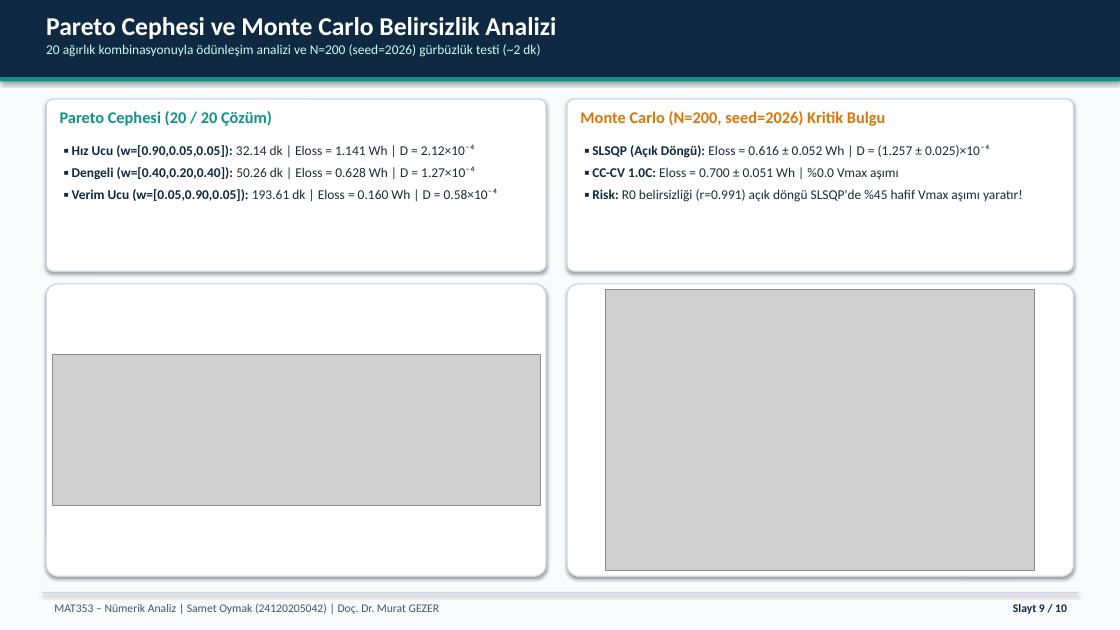
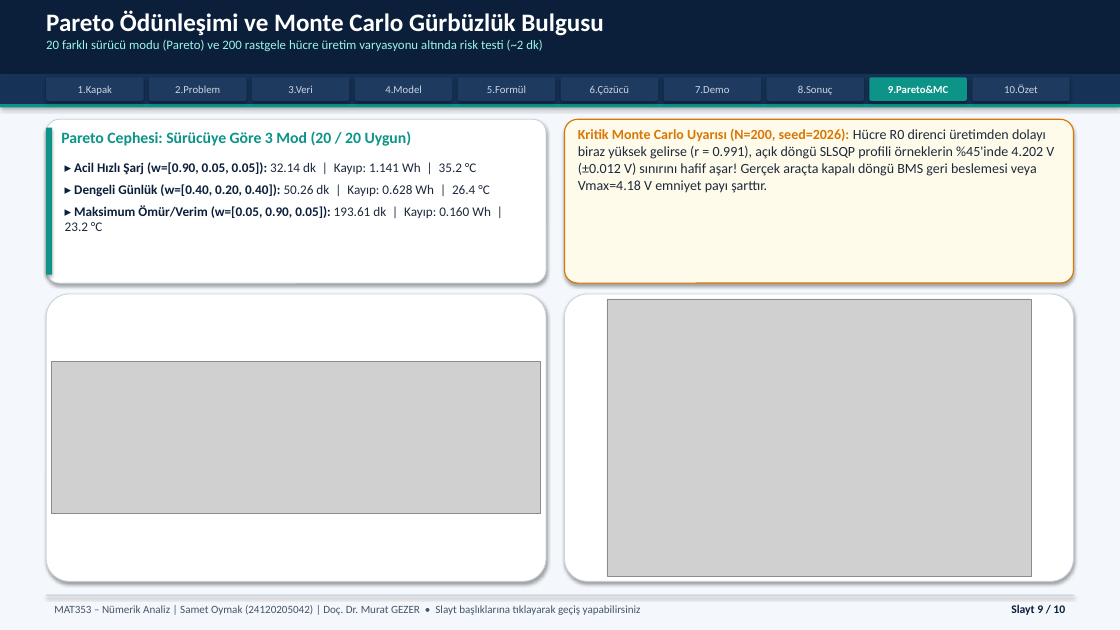
Before and after one commit to Sametoymak99/EV-Battery-Optimization, a slide deck: slide 9 of presentation/slides/MAT353_Sunum_Samet_Oymak.pptx. Drawn at 1120x630 pixels with LibreOffice and Linux fonts; fonts in the diff are those of the drawing; grey boxes stand for pictures. Boxes give left, top, right and bottom in pixels: in the first picture for what was removed or moved away, otherwise in the second. Text is boxed around its words. In the diff, an @@ line names an element or a change of style, - is before the commit and + after.

```diff
--- a/presentation/slides/MAT353_Sunum_Samet_Oymak.pptx
+++ b/presentation/slides/MAT353_Sunum_Samet_Oymak.pptx
@@ background #F8FAFC to #F4F7FB @@
@@ rectangle at (0,0,1120,74): fill #0F2942 to #0B1F3A @@
@@ text at (46,11,603,51): text changed; size 11.5 to 11 pt; text colour #CCFBF1 to #99F6E4 @@
-Pareto Cephesi ve Monte Carlo Belirsizlik Analizi
-20 ağırlık kombinasyonuyla ödünleşim analizi ve N=200 (seed=2026) gürbüzlük testi (~2 dk)
+Pareto Ödünleşimi ve Monte Carlo Gürbüzlük Bulgusu
+20 farklı sürücü modu (Pareto) ve 200 rastgele hücre üretim varyasyonu altında risk testi (~2 dk)
@@ rectangle: place and size @@
-rectangle at (0,77,1120,82)
+rectangle at (0,74,1120,104)
@@ rectangle at (0,74,1120,104): fill #0D9488 to #163256 @@
@@ rounded rectangle added at (46,77,144,101), fill #1E3A5F, 9.2 pt, text #CBD5E1 @@
+1.Kapak
@@ rounded rectangle added at (149,77,246,101), fill #1E3A5F, 9.2 pt, text #CBD5E1 @@
+2.Problem
@@ rounded rectangle added at (252,77,350,101), fill #1E3A5F, 9.2 pt, text #CBD5E1 @@
+3.Veri
@@ rounded rectangle added at (355,77,452,101), fill #1E3A5F, 9.2 pt, text #CBD5E1 @@
+4.Model
@@ rounded rectangle added at (458,77,555,101), fill #1E3A5F, 9.2 pt, text #CBD5E1 @@
+5.Formül
@@ rounded rectangle added at (560,77,658,101), fill #1E3A5F, 9.2 pt, text #CBD5E1 @@
+6.Çözücü
@@ rounded rectangle added at (664,77,761,101), fill #1E3A5F, 9.2 pt, text #CBD5E1 @@
+7.Demo
@@ rounded rectangle added at (766,77,864,101), fill #1E3A5F, 9.2 pt, text #CBD5E1 @@
+8.Sonuç
@@ rounded rectangle added at (870,77,967,101), fill #0D9488, 9.2 pt, text #FFFFFF, bold @@
+9.Pareto&MC
@@ rounded rectangle added at (972,77,1070,101), fill #1E3A5F, 9.2 pt, text #CBD5E1 @@
+10.Özet
@@ rectangle added at (0,104,1120,108), fill #0D9488 @@
@@ outline #CBD5E1 1 pt to #CBD5E1 0.75 pt; proportions changed in 3 elements at (46,294,546,581), (565,294,1074,581), (46,119,546,283) @@
@@ rounded rectangle: place and size @@
-rounded rectangle at (46,99,546,271)
+rounded rectangle at (46,119,546,283)
@@ rounded rectangle: place and size @@
-rounded rectangle at (567,99,1074,271)
+rounded rectangle at (565,119,1074,283)
@@ rounded rectangle at (565,119,1074,283): fill #FFFFFF to #FFFBEB; outline #CBD5E1 1 pt to #D97706 1 pt; proportions changed @@
@@ text removed at (580,111,885,126) @@
-Monte Carlo (N=200, seed=2026) Kritik Bulgu
@@ rectangle added at (46,128,52,275), fill #0D9488 @@
@@ text at (61,131,412,146): text changed; size 14 to 13.5 pt @@
-Pareto Cephesi (20 / 20 Çözüm)
+Pareto Cephesi: Sürücüye Göre 3 Mod (20 / 20 Uygun)
@@ text at (578,129,1054,193): text changed; size 11.5 to 12 pt @@
-▪ SLSQP (Açık Döngü): Eloss = 0.616 ± 0.052 Wh | D = (1.257 ± 0.025)×10⁻⁴
-▪ CC-CV 1.0C: Eloss = 0.700 ± 0.051 Wh | %0.0 Vmax aşımı
-▪ Risk: R0 belirsizliği (r=0.991) açık döngü SLSQP'de %45 hafif Vmax aşımı yaratır!
+Kritik Monte Carlo Uyarısı (N=200, seed=2026): Hücre R0 direnci üretimden dolayı biraz yüksek gelirse (r = 0.991), açık döngü SLSQP profili örneklerin %45'inde 4.202 V (±0.012 V) sınırını hafif aşar! Gerçek araçta kapalı döngü BMS geri beslemesi veya Vmax=4.18 V emniyet payı şarttır.
@@ text at (65,162,491,231): text changed; size 11.5 to 11.3 pt; text colour #1E293B to #0B1F3A; bold on @@
-▪ Hız Ucu (w=[0.90,0.05,0.05]): 32.14 dk | Eloss = 1.141 Wh | D = 2.12×10⁻⁴
-▪ Dengeli (w=[0.40,0.20,0.40]): 50.26 dk | Eloss = 0.628 Wh | D = 1.27×10⁻⁴
-▪ Verim Ucu (w=[0.05,0.90,0.05]): 193.61 dk | Eloss = 0.160 Wh | D = 0.58×10⁻⁴
+▸ Acil Hızlı Şarj (w=[0.90, 0.05, 0.05]): 32.14 dk | Kayıp: 1.141 Wh | 35.2 °C
+▸ Dengeli Günlük (w=[0.40, 0.20, 0.40]): 50.26 dk | Kayıp: 0.628 Wh | 26.4 °C
+▸ Maksimum Ömür/Verim (w=[0.05, 0.90, 0.05]): 193.61 dk | Kayıp: 0.160 Wh | 23.2 °C
@@ rounded rectangle: place and size @@
-rounded rectangle at (46,284,546,576)
+rounded rectangle at (46,294,546,581)
@@ rounded rectangle: place and size @@
-rounded rectangle at (567,284,1074,576)
+rounded rectangle at (565,294,1074,581)
@@ picture: place and size @@
-picture at (606,290,1035,571)
+picture at (607,299,1032,576)
@@ picture: place and size @@
-picture at (52,355,540,506)
+picture at (51,362,541,514)
@@ rectangle: place and size @@
-rectangle at (42,592,1078,593)
+rectangle at (46,595,1074,596)
@@ text "Slayt 9 / 10" at (1011,605,1065,615): text colour #0F2942 to #0B1F3A @@
@@ text at (54,605,641,615): text changed; size 10 to 9.5 pt @@
-MAT353 – Nümerik Analiz | Samet Oymak (24120205042) | Doç. Dr. Murat GEZER
+MAT353 – Nümerik Analiz | Samet Oymak (24120205042) | Doç. Dr. Murat GEZER • Slayt başlıklarına tıklayarak geçiş yapabilirsiniz
```
Also in this commit, not shown: 7 other slides changed, 2 slides added, 2 slides removed, 1 other file.
